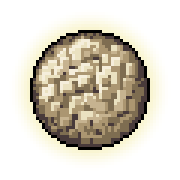
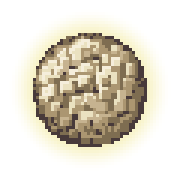
Revision of a layered w=180, h=180 image; what changed, layer by layer:
painted on "Layer" over (30, 30, 150, 150)
